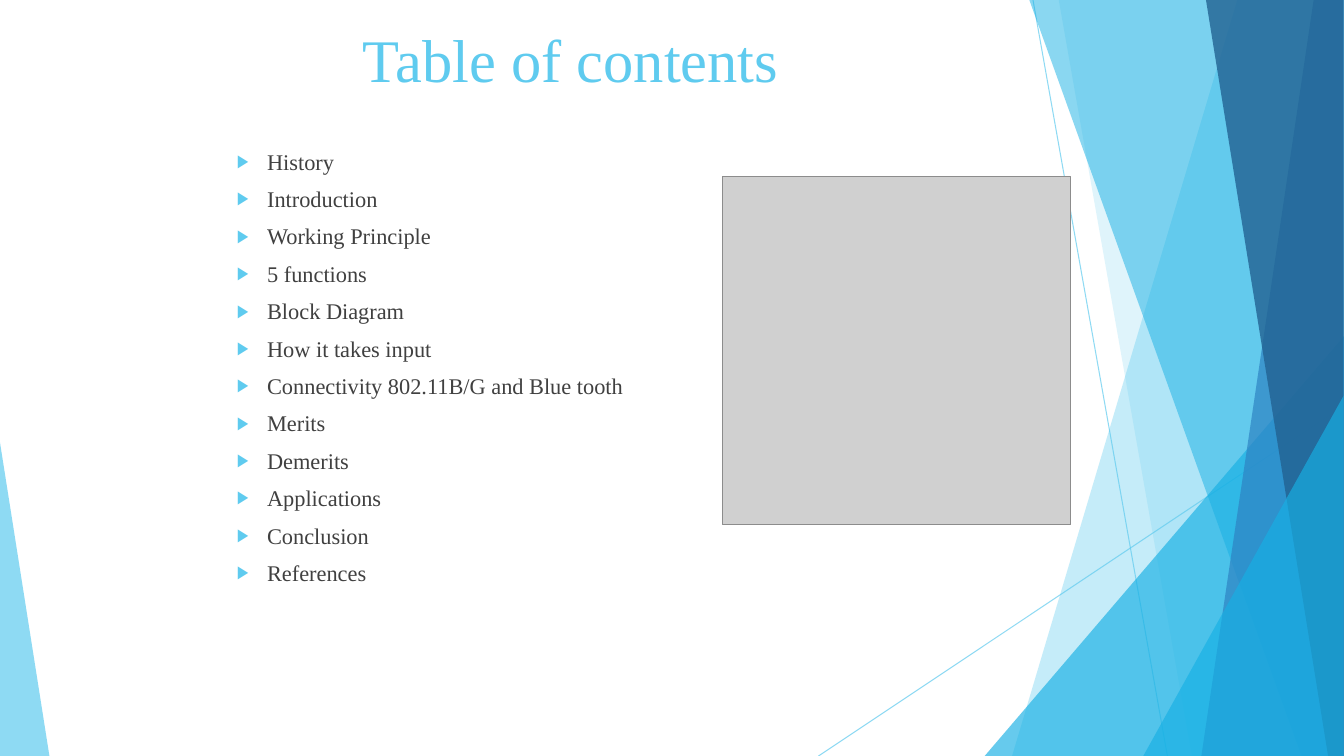
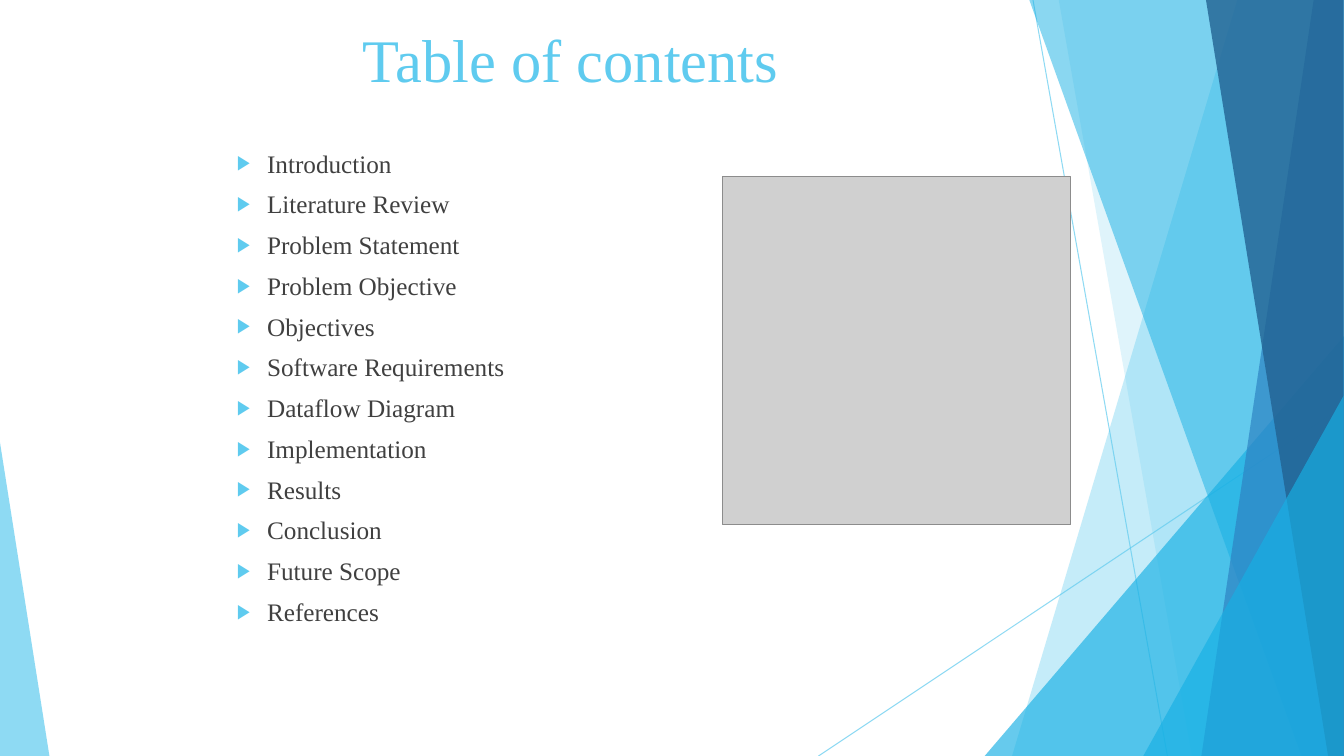
Before and after one commit to Vaibhav-Dharmik/project_reports_final_yr, a slide deck: slide 2 of final_submission_ppt.pptx. Drawn at 1344x756 pixels with LibreOffice and Linux fonts; fonts in the diff are those of the drawing; grey boxes stand for pictures. Boxes give left, top, right and bottom in pixels: in the first picture for what was removed or moved away, otherwise in the second. Text is boxed around its words. In the diff, an @@ line names an element or a change of style, - is before the commit and + after.

Commit message:
slide2

```diff
--- a/final_submission_ppt.pptx
+++ b/final_submission_ppt.pptx
@@ text at (267,155,334,175): paragraph removed @@
-▶ History
@@ text at (267,155,391,622): size 16 to 18 pt in "Introduction", "Conclusion", "References" @@
@@ text at (267,196,504,500): text changed; size 16 to 18 pt @@
-▶ Working Principle
-▶ 5 functions
-▶ Block Diagram
-▶ How it takes input
-▶ Connectivity 802.11B/G and Blue tooth
-▶ Merits
-▶ Demerits
-▶ Applications
+▶ Literature Review
+▶ Problem Statement
+▶ Problem Objective
+▶ Objectives
+▶ Software Requirements
+▶ Dataflow Diagram
+▶ Implementation
+▶ Results
@@ text at (267,563,401,586): paragraph added @@
+▶ Future Scope
```
Also in this commit, not shown: 3 other slides changed.
